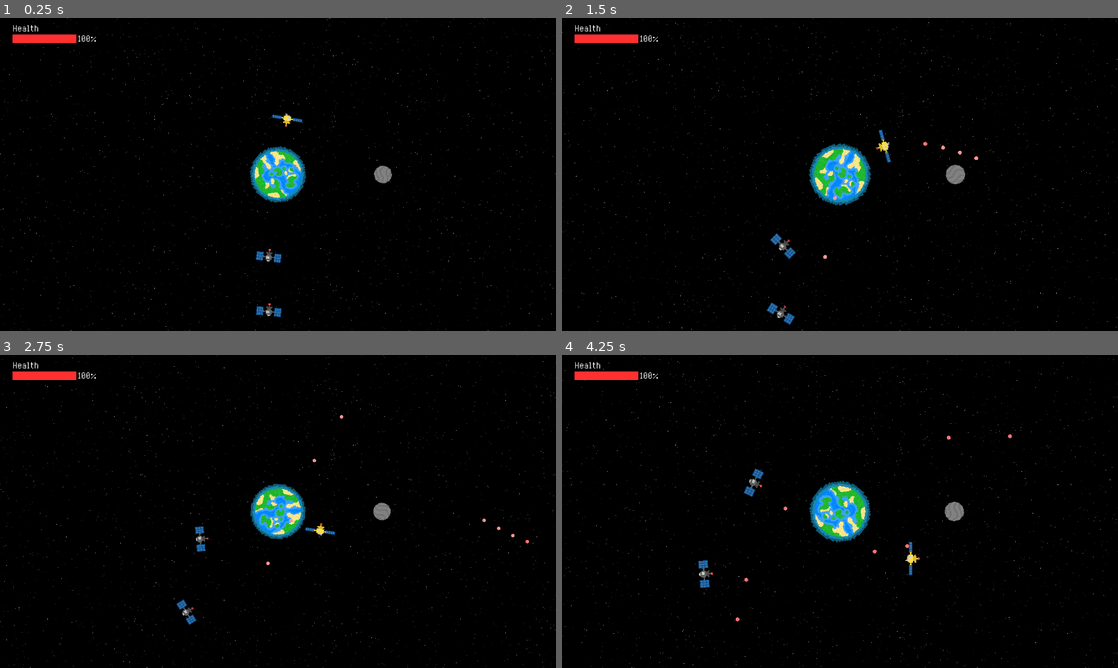
Above: before the commit, frames 1-4 (two rows, left to right).
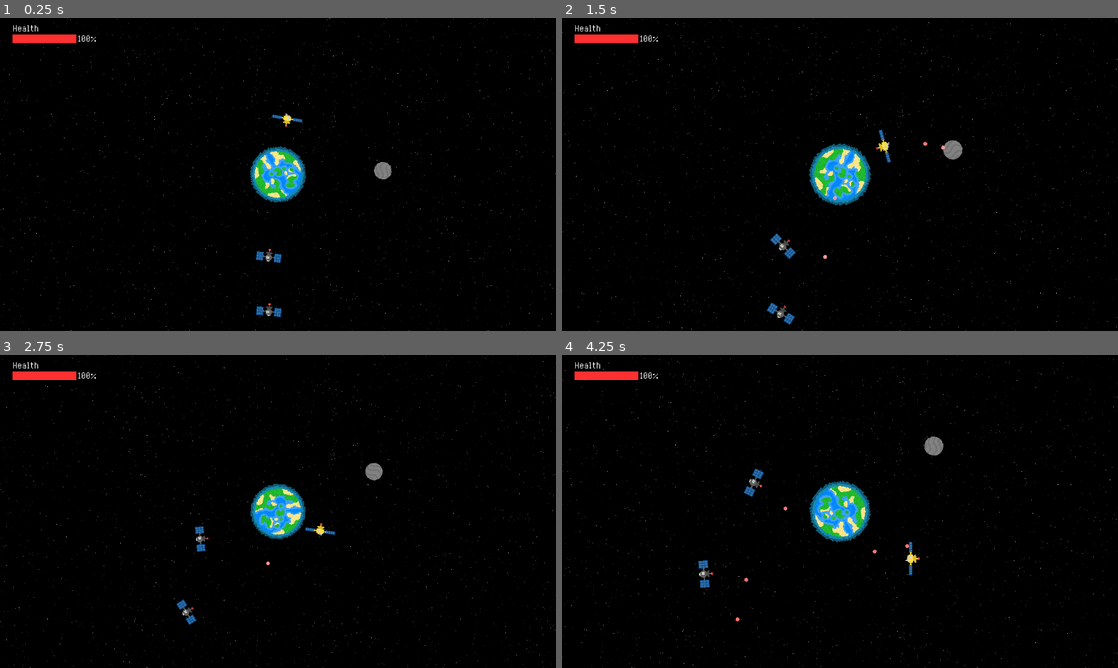
Above: after the commit, the same moments.

Repository: Birb-Games/gmtk-2025
Game: Godot game, scene res://scenes/main.tscn
Two runs of this game, one before a commit and one after it. Both use one fixed random seed, a clock stepped at 60 frames per second and the inputs below.
Inputs (mouse positions are in pixels of both pictures, inside the frame that each line leads up to):
- Up to frame 1 (0.25 s): no input
- Up to frame 2 (1.5 s): move the mouse to (962, 158) at 0.52 s; press the mouse at (962, 158) at 0.53 s; hold Right (right) 0.53-1.28 s; move the mouse to (728, 190) at 1.27 s; release the mouse at (728, 190) at 1.28 s; hold Down (down) from 1.28 s (still down); tap Mouse wheel up (zoom_camera_in) at 1.35 s
- Up to frame 3 (2.75 s): move the mouse to (333, 442) at 2.02 s; release Down (down) at 2.03 s; hold Right (right) from 2.03 s (still down); tap Mouse wheel down (zoom_camera_out) at 2.1 s
- Up to frame 4 (4.25 s): move the mouse to (812, 574) at 2.77 s; release Right (right) at 2.78 s; hold Up (up) 2.78-3.53 s; click (812, 574) at 2.85 s; move the mouse to (1006, 558) at 3.52 s; hold A (left) from 3.53 s (still down); tap Mouse wheel up (zoom_camera_in) at 3.6 s

The runs differ from the first frame. In frame 1, less than 0.1% of the frame differs, in the area x 67-71%, y 46-53%; in frame 2, 0.4%; in frame 3, 0.3%; in frame 4, 0.4%, in the area x 65-81%, y 25-54%.
Error before the commit: Parse Error: Preload file "res://scenes/asteroid.tscn" does not exist. (res://scripts/space_object.gd:16)

Commit message:
Removed an outdated line

Diff:
--- a/scripts/space_object.gd
+++ b/scripts/space_object.gd
@@ -12,8 +12,6 @@
 var velocity: Vector2 = Vector2.ZERO
 @export var mass: float = 1.0
 @export var orbit: bool = true
-
-var asteroid_debris: PackedScene = preload("res://scenes/asteroid.tscn")
 
 func _ready() -> void:
 	if initial_vel.length() > 0.0:
